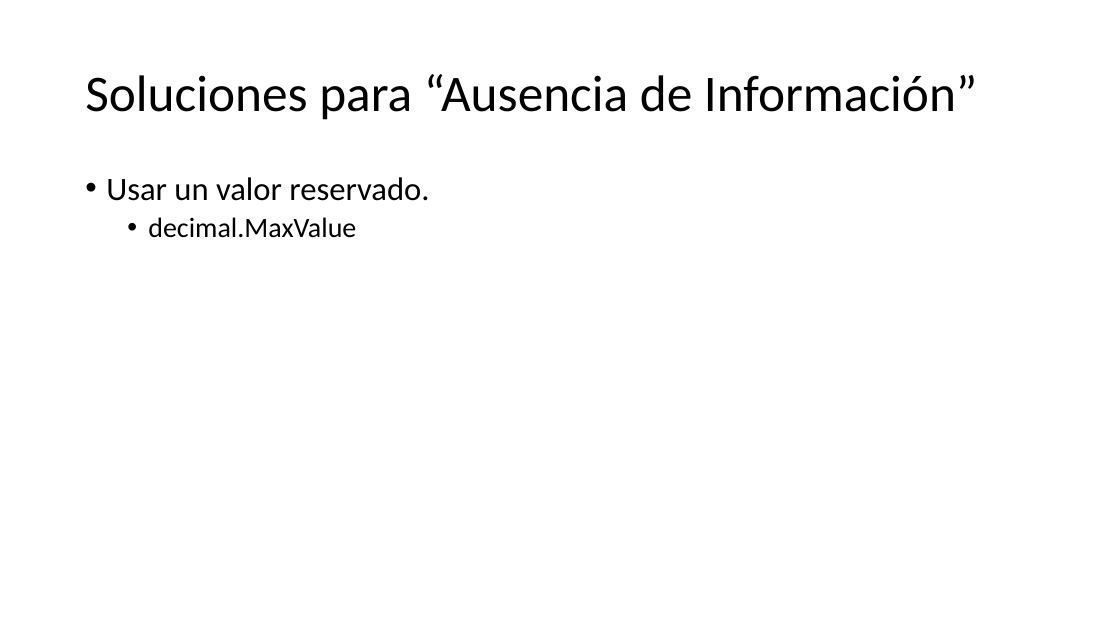
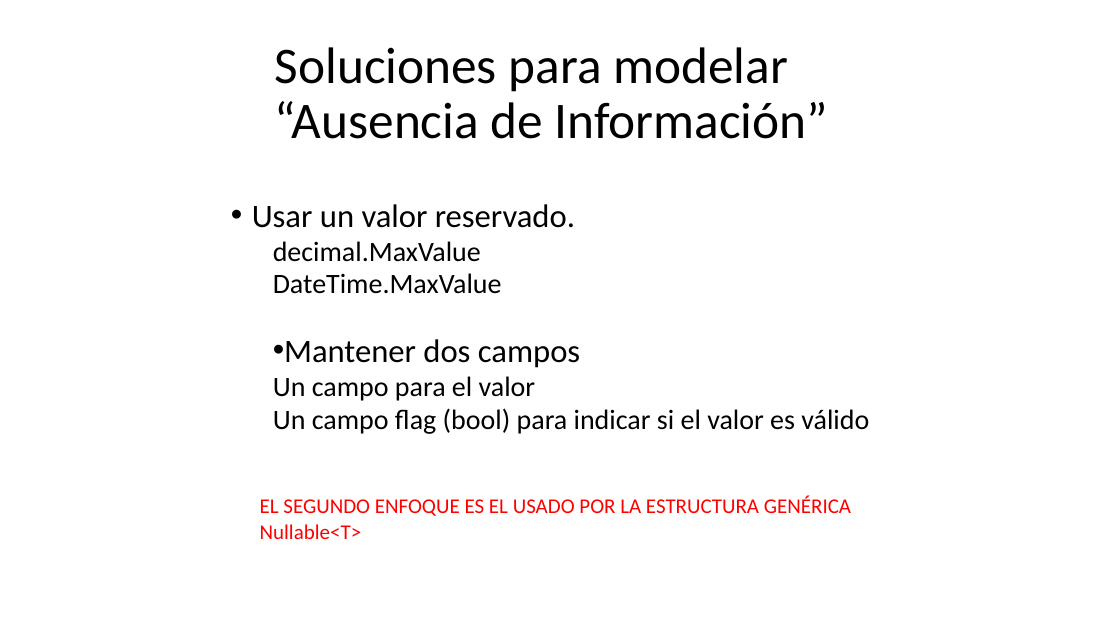
Before and after one commit to AlbertOsinaga/CursoNullable, a slide deck: slide 3 of Docs/Nullable.pptx. Drawn at 1120x630 pixels with LibreOffice and Linux fonts; fonts in the diff are those of the drawing. Boxes give left, top, right and bottom in pixels: in the first picture for what was removed or moved away, otherwise in the second. Text is boxed around its words. In the diff, an @@ line names an element or a change of style, - is before the commit and + after.

```diff
--- a/Docs/Nullable.pptx
+++ b/Docs/Nullable.pptx
@@ title at bbox=[275, 47, 829, 139]: text changed @@
-Soluciones para “Ausencia de Información”
+Soluciones para modelar
+“Ausencia de Información”
@@ text "Usar un valor reservado.": place and size @@
-text "Usar un valor reservado." at bbox=[106, 177, 429, 238]
+text "Usar un valor reservado." at bbox=[252, 204, 869, 434]
@@ text at bbox=[252, 204, 575, 262]: line spacing 0.9 to 0.8; bullet • to none @@
@@ text at bbox=[273, 273, 869, 434]: paragraphs added @@
+  DateTime.MaxValue
+  • Mantener dos campos
+  Un campo para el valor
+  Un campo flag (bool) para indicar si el valor es válido
@@ text added at bbox=[260, 496, 851, 539], 18 pt, text #FF0000 @@
+EL SEGUNDO ENFOQUE ES EL USADO POR LA ESTRUCTURA GENÉRICA Nullable<T>
```
Also in this commit, not shown: 3 other files.
